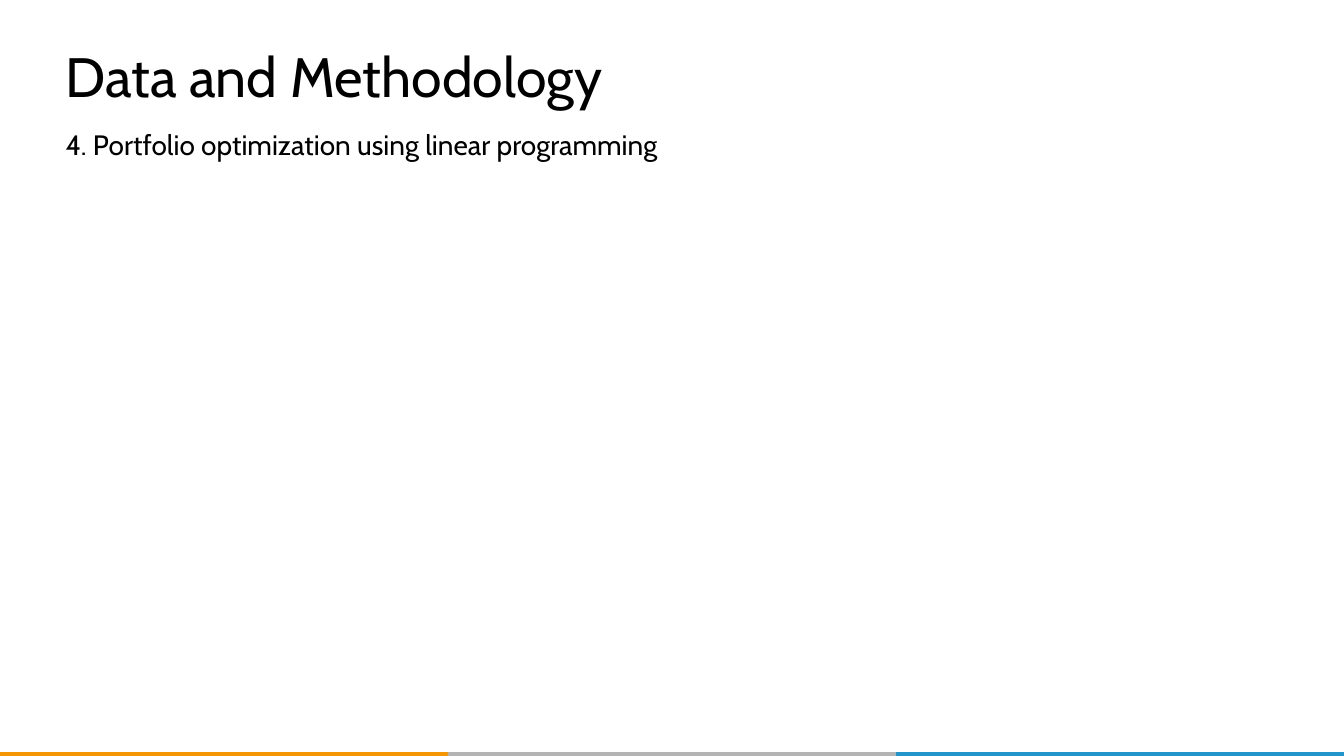
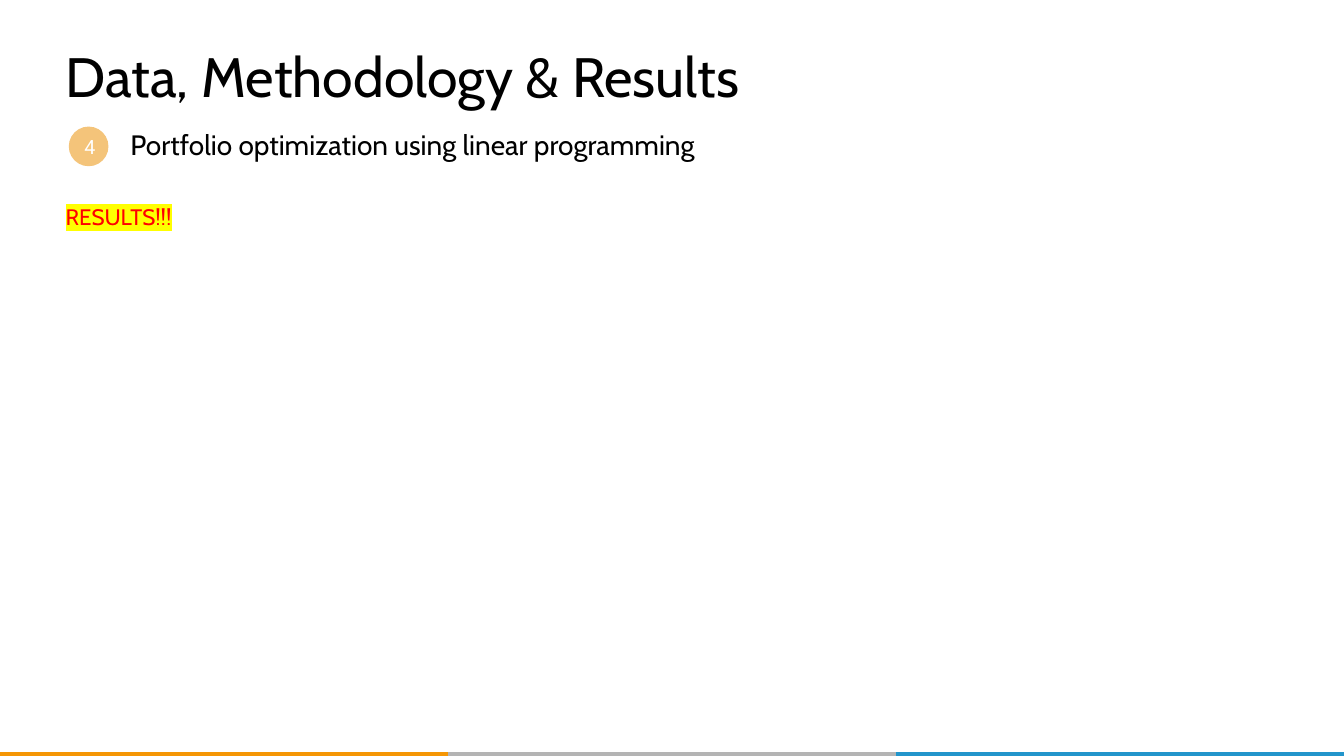
Before and after one commit to QUER01/FinanceModule, a slide deck: slide 35 of docs/dlw_conference_presentation.pptx (slide 25 before the commit). Drawn at 1344x756 pixels with LibreOffice and Linux fonts; fonts in the diff are those of the drawing; background and template pictures are left out. Boxes give left, top, right and bottom in pixels: in the first picture for what was removed or moved away, otherwise in the second. Text is boxed around its words. In the diff, an @@ line names an element or a change of style, - is before the commit and + after.

```diff
--- a/docs/dlw_conference_presentation.pptx
+++ b/docs/dlw_conference_presentation.pptx
@@ title at <box>66,55,739,109</box>: text changed @@
-Data and Methodology
+Data, Methodology & Results
@@ ellipse added at <box>69,127,108,166</box>, fill #F4C47A, 14 pt, text #FFFFFF @@
+4
@@ subtitle at <box>130,134,695,162</box>: text changed @@
-4. Portfolio optimization using linear programming
+Portfolio optimization using linear programming
@@ text added at <box>66,208,172,226</box>, 16 pt, text #FF0000 @@
+RESULTS!!!
```
Also in this commit, not shown: 27 other slides changed, 4 slides added, 1 other file.
